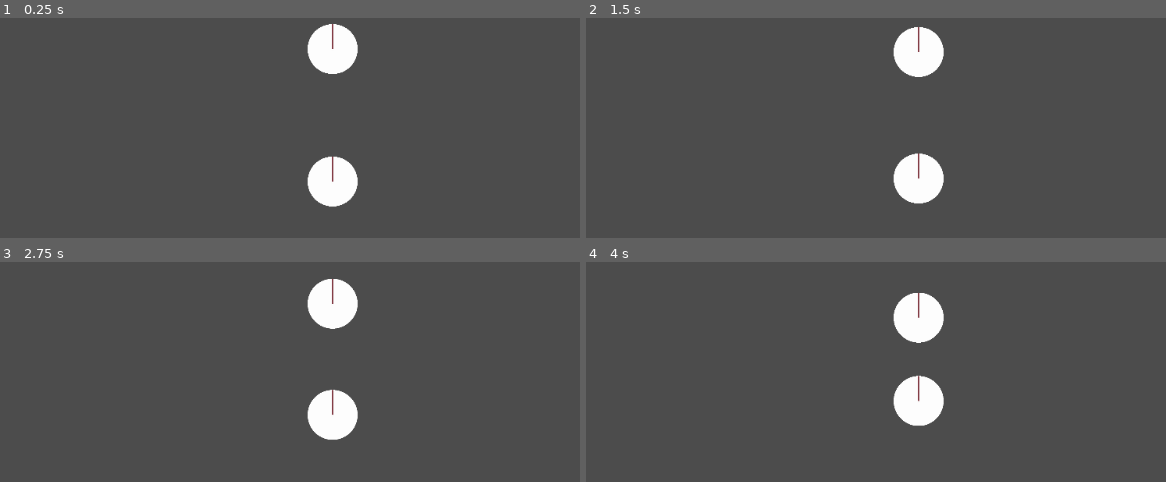
Above: before the commit, frames 1-4 (two rows, left to right).
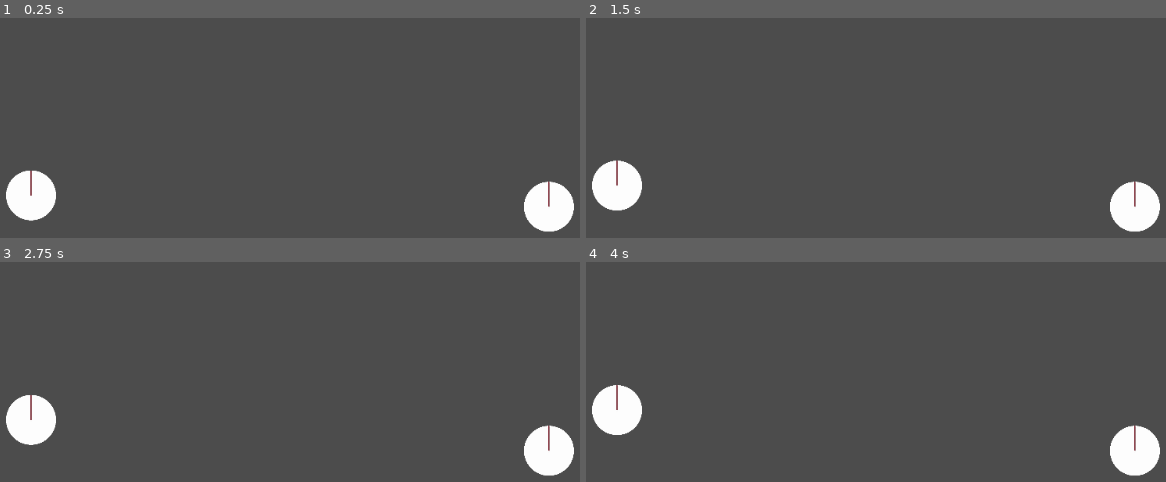
Above: after the commit, the same moments.

Repository: RunningRagdoll/gravity
Game: Godot game, scene res://Scenes/Main.tscn
Same seed, same stepped clock (60 frames per second), same inputs: the game is played once before the commit and once after it.
Inputs:
- Up to frame 1 (0.25 s): no input
- Up to frame 2 (1.5 s): no input
- Up to frame 3 (2.75 s): no input
- Up to frame 4 (4 s): no input

The runs differ from the first frame. In frame 1, 6.3% of the frame differs, in the area x 1-99%, y 2-98%; in frame 2, 6.3%, in the area x 1-99%, y 4-98%; in frame 3, 6.3%; in frame 4, 6.3%.

Commit message:
Changed gravity

Diff:
--- /dev/null
+++ b/Models/CelestialBody/CelestialBody.gd
@@ -0,0 +1,16 @@
+extends KinematicBody2D
+
+
+# Declare member variables here. Examples:
+# var a = 2
+# var b = "text"
+
+
+# Called when the node enters the scene tree for the first time.
+func _ready():
+	pass # Replace with function body.
+
+
+# Called every frame. 'delta' is the elapsed time since the previous frame.
+#func _process(delta):
+#	pass
--- /dev/null
+++ b/Models/CelestialBody/GravityField.gd
@@ -0,0 +1,9 @@
+extends Area2D
+
+func _ready():
+	set_gravity_distance_scale(0.001)
+	set_gravity_is_point(true)
+	set_gravity_vector(Vector2.ZERO)
+	set_linear_damp(0.0)
+	set_angular_damp(0.0)
+	space_override = Area2D.SPACE_OVERRIDE_COMBINE
--- a/Scenes/CelestialBody.gd
+++ /dev/null
@@ -1,40 +0,0 @@
-extends RigidBody2D
-
-export var radius = 1
-var currentVelocity = Vector2(0.0, 0.0)
-const GRAVITATIONAL_CONSTANT: float = 100.0
-
-func _ready():
-	# Keep track of all bodies in the scene
-	add_to_group("AllBodies")
-	# Turn off general gravity integration
-	set_use_custom_integrator(true)
-	set_can_sleep(false)
-	currentVelocity = linear_velocity
-
-func UpdateVelocity(currentVelocity: Vector2, var allBodies: Array, delta):
-	#var allBodies = get_tree().get_nodes_in_group("AllBodies")
-	for otherBody in allBodies:
-		if otherBody != self:
-			var squaredDistance = position.distance_squared_to(otherBody.position)
-			var forceDirection = (otherBody.position - position).normalized()
-			var force = forceDirection * GRAVITATIONAL_CONSTANT * mass * otherBody.mass / squaredDistance
-			var acceleration = force / mass
-			# For leapfrog integration (kick-drift-kick) form
-			# update velocity twice, thus half delta time step
-			currentVelocity += acceleration * delta / 2
-	return currentVelocity
-
-func UpdatePosition(currentVelocity: Vector2, delta):
-	position += currentVelocity * delta
-
-
-
-func _integrate_forces(state):
-	var allBodies = get_tree().get_nodes_in_group("AllBodies")
-	currentVelocity = state.linear_velocity
-
-	currentVelocity = UpdateVelocity(currentVelocity, allBodies, state.step)
-	UpdatePosition(currentVelocity, state.step)
-	currentVelocity = UpdateVelocity(currentVelocity, allBodies, state.step)
-	state.linear_velocity = currentVelocity
--- a/Scenes/Celestial_Body.tscn
+++ b/Scenes/Celestial_Body.tscn
@@ -1,18 +1,27 @@
-[gd_scene load_steps=4 format=2]
+[gd_scene load_steps=6 format=2]
 
 [ext_resource path="res://Models/Planet_Debug_256x256.png" type="Texture" id=1]
-[ext_resource path="res://Scenes/CelestialBody.gd" type="Script" id=2]
+[ext_resource path="res://Models/CelestialBody/GravityField.gd" type="Script" id=2]
+[ext_resource path="res://Models/CelestialBody/CelestialBody.gd" type="Script" id=3]
 
 [sub_resource type="CircleShape2D" id=1]
 
-[node name="Celestial Body" type="RigidBody2D"]
-mass = 1000.0
-script = ExtResource( 2 )
+[sub_resource type="CircleShape2D" id=2]
+radius = 602.881
+
+[node name="Celestial Body" type="KinematicBody2D"]
+script = ExtResource( 3 )
 
 [node name="Sprite" type="Sprite" parent="."]
 scale = Vector2( 0.25, 0.25 )
 texture = ExtResource( 1 )
 
-[node name="CollisionShape2D" type="CollisionShape2D" parent="."]
+[node name="Body" type="CollisionShape2D" parent="."]
 scale = Vector2( 3.2, 3.2 )
 shape = SubResource( 1 )
+
+[node name="Gravity Field" type="Area2D" parent="."]
+script = ExtResource( 2 )
+
+[node name="Field" type="CollisionShape2D" parent="Gravity Field"]
+shape = SubResource( 2 )
--- a/Scenes/Main.tscn
+++ b/Scenes/Main.tscn
@@ -1,13 +1,25 @@
-[gd_scene load_steps=2 format=2]
+[gd_scene load_steps=4 format=2]
 
 [ext_resource path="res://Scenes/Celestial_Body.tscn" type="PackedScene" id=1]
+[ext_resource path="res://Models/Planet_Debug_256x256.png" type="Texture" id=2]
+
+[sub_resource type="CircleShape2D" id=1]
+radius = 34.0151
 
 [node name="Main" type="Node2D"]
-
-[node name="Celestial_Body" parent="." instance=ExtResource( 1 )]
-position = Vector2( 500, 270 )
-custom_integrator = true
+pause_mode = 2
 
 [node name="Celestial Body" parent="." instance=ExtResource( 1 )]
-position = Vector2( 500, 100 )
-custom_integrator = true
+position = Vector2( 776.88, 302.293 )
+
+[node name="RigidBody2D" type="RigidBody2D" parent="."]
+position = Vector2( 114, 290 )
+can_sleep = false
+linear_velocity = Vector2( 0, -10 )
+
+[node name="CollisionShape2D" type="CollisionShape2D" parent="RigidBody2D"]
+shape = SubResource( 1 )
+
+[node name="Sprite" type="Sprite" parent="RigidBody2D"]
+scale = Vector2( 0.25, 0.25 )
+texture = ExtResource( 2 )
--- a/project.godot
+++ b/project.godot
@@ -22,6 +22,9 @@
 [physics]
 
 common/physics_fps=120
+2d/default_gravity_vector=Vector2( 0, 0 )
+2d/default_linear_damp=0.0
+2d/default_angular_damp=0.0
 
 [rendering]
 
